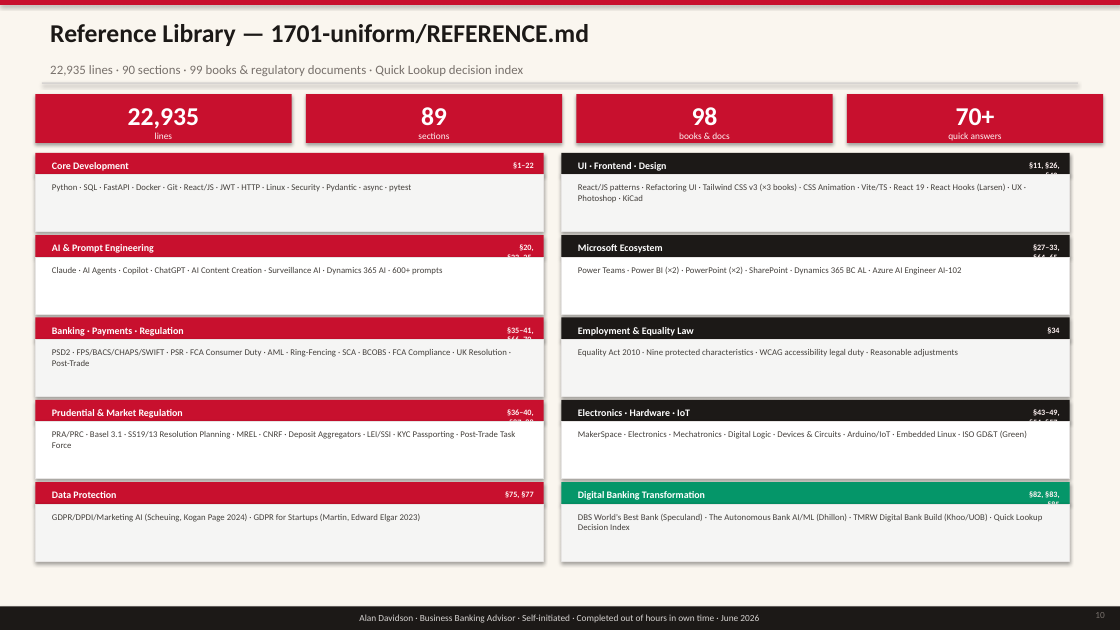
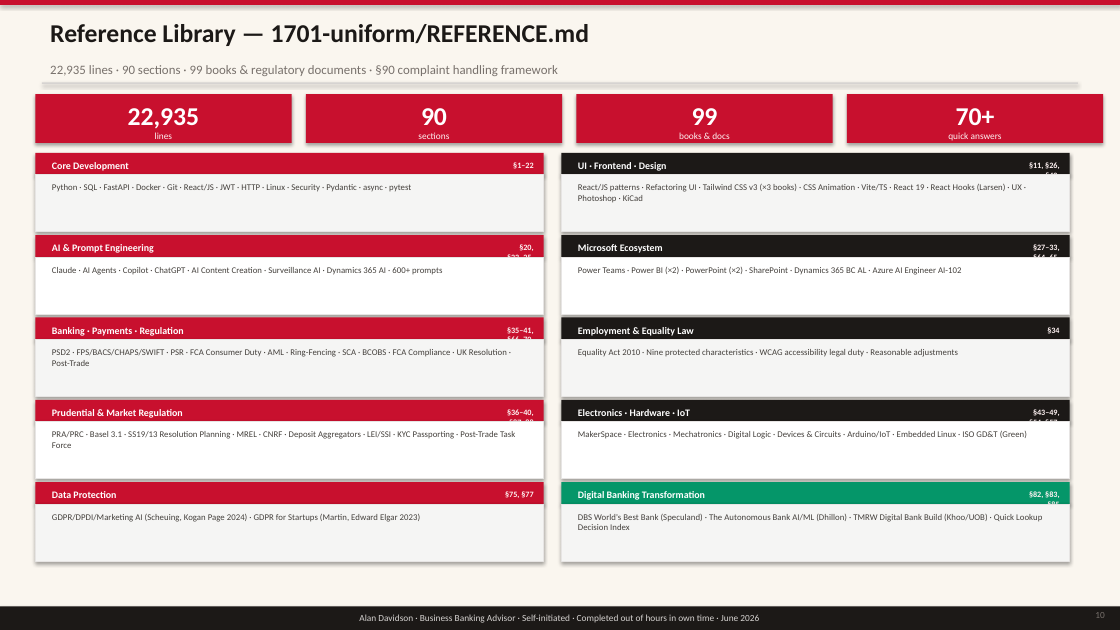
Before and after one commit to imscots-ui/santander, a slide deck: slide 10 of Santander_Project_Record.pptx. Drawn at 1120x630 pixels with LibreOffice and Linux fonts; fonts in the diff are those of the drawing. Boxes give left, top, right and bottom in pixels: in the first picture for what was removed or moved away, otherwise in the second. Text is boxed around its words. In the diff, an @@ line names an element or a change of style, - is before the commit and + after.

```diff
--- a/Santander_Project_Record.pptx
+++ b/Santander_Project_Record.pptx
@@ text at [50,65,558,76]: text changed @@
-22,935 lines · 90 sections · 99 books & regulatory documents · Quick Lookup decision index
+22,935 lines · 90 sections · 99 books & regulatory documents · §90 complaint handling framework
@@ text at [421,108,447,125]: text changed @@
-89
+90
@@ text at [692,108,718,125]: text changed @@
-98
+99
```
Also in this commit, not shown: 6 other slides changed, 1 slide added, 2 other files.
